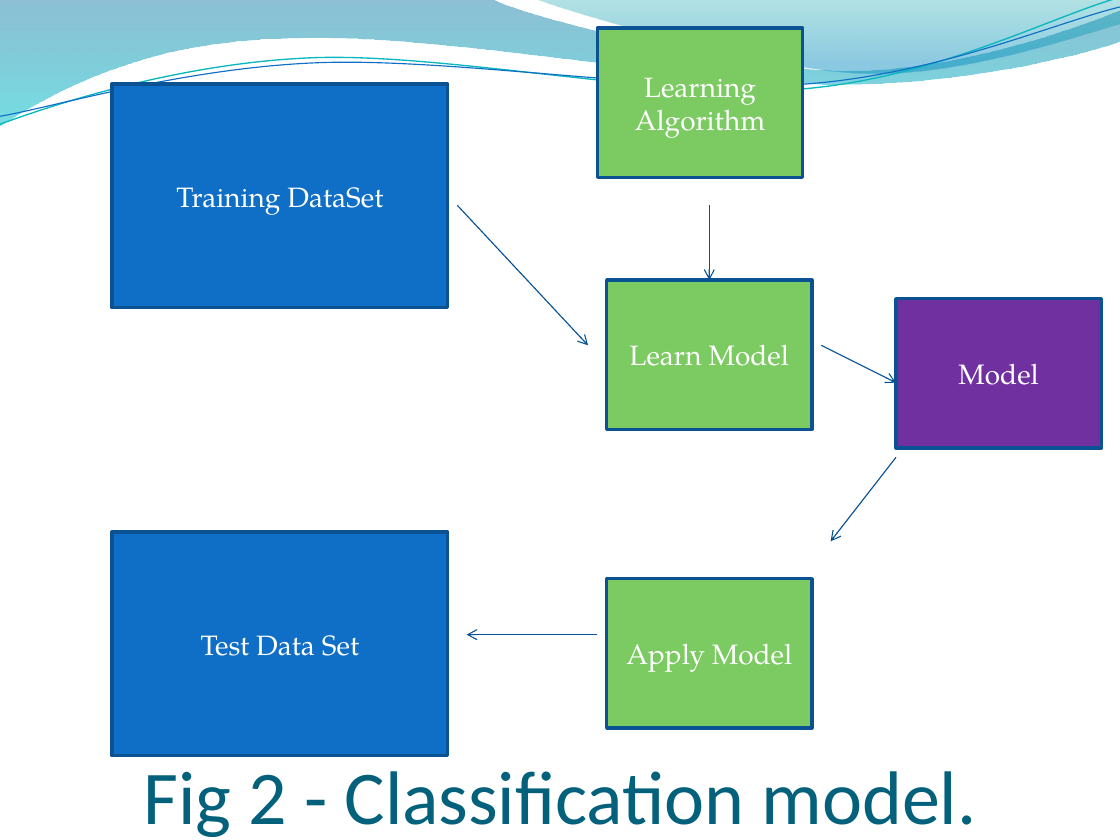
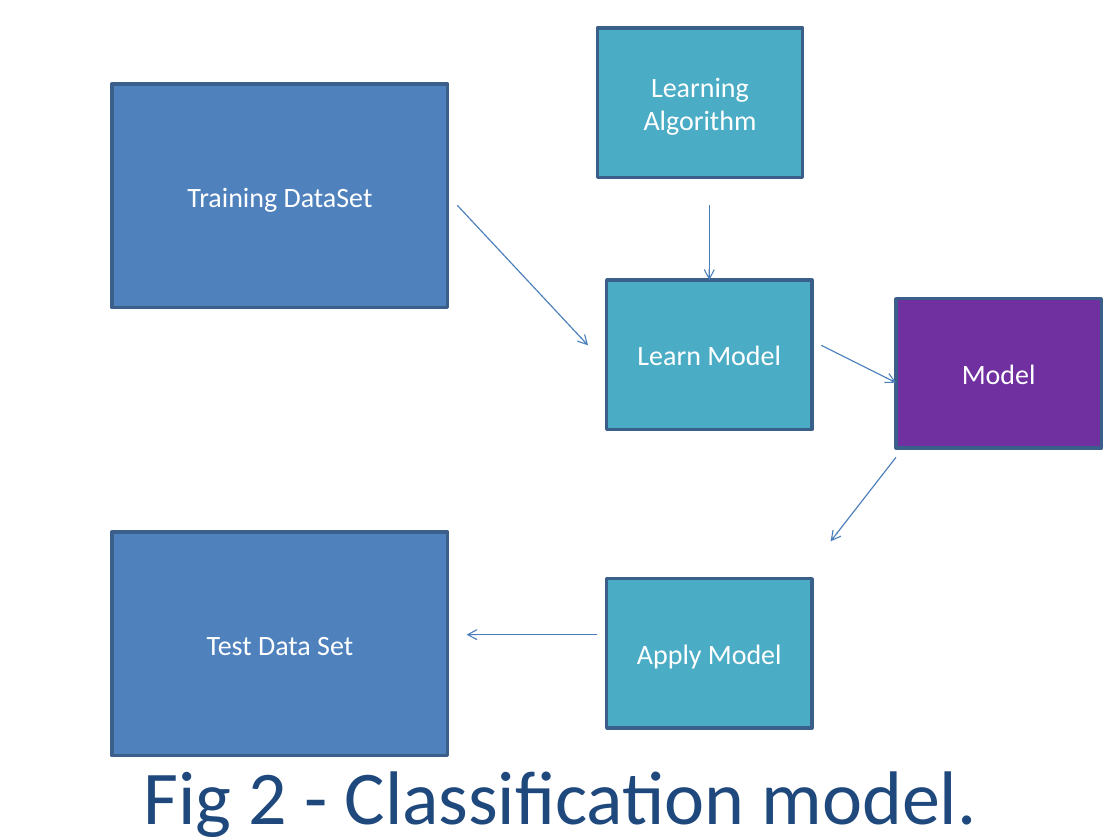
Before and after one commit to a1pandey/DS670-Capstone, a slide deck: slide 10 of Capstone_Assignment_6_Proposal.pptx. Drawn at 1120x840 pixels with LibreOffice and Linux fonts; fonts in the diff are those of the drawing; background and template pictures are left out. Boxes give left, top, right and bottom in pixels: in the first picture for what was removed or moved away, otherwise in the second. Text is boxed around its words. In the diff, an @@ line names an element or a change of style, - is before the commit and + after.

```diff
--- a/Capstone_Assignment_6_Proposal.pptx
+++ b/Capstone_Assignment_6_Proposal.pptx
@@ freeform shape removed at (x1=0, y1=0, x2=1120, y2=127) @@
@@ freeform shape removed at (x1=0, y1=0, x2=1120, y2=131) @@
@@ freeform shape removed at (x1=0, y1=7, x2=1120, y2=125) @@
@@ freeform shape removed at (x1=536, y1=0, x2=1120, y2=77) @@
@@ rectangle "Training DataSet" at (x1=112, y1=84, x2=448, y2=308): font TeX Gyre Pagella to Calibri; fill #0F6FC6 to #4F81BD; outline #0B5292 2 pt to #3A5F8C 2 pt @@
@@ arrow (457, 205) - (588, 345): stroke #095295 0.75 pt to #4B7EBC 0.75 pt @@
@@ arrow (709, 205) - (709, 280): stroke #095295 0.75 pt to #4B7EBC 0.75 pt @@
@@ rectangle "Model" at (x1=896, y1=299, x2=1101, y2=448): font TeX Gyre Pagella to Calibri; outline #0B5292 2 pt to #3A5F8C 2 pt @@
@@ arrow (821, 345) - (896, 383): stroke #095295 0.75 pt to #4B7EBC 0.75 pt @@
@@ arrow (896, 457) - (831, 541): stroke #095295 0.75 pt to #4B7EBC 0.75 pt @@
@@ rectangle "Test Data Set" at (x1=112, y1=532, x2=448, y2=756): font TeX Gyre Pagella to Calibri; fill #0F6FC6 to #4F81BD; outline #0B5292 2 pt to #3A5F8C 2 pt @@
@@ font TeX Gyre Pagella to Calibri; fill #7CCA62 to #4BACC6; outline #0B5292 2 pt to #3A5F8C 2 pt in 3 elements at (x1=597, y1=28, x2=802, y2=177), (x1=607, y1=280, x2=812, y2=429), (x1=607, y1=579, x2=812, y2=728) @@
@@ arrow (597, 635) - (467, 635): stroke #095295 0.75 pt to #4B7EBC 0.75 pt @@
@@ text "Fig 2 - Classification model." at (x1=144, y1=771, x2=977, y2=837): text colour #04617B to #1F497D @@
```
Also in this commit, not shown: 20 other slides changed.
